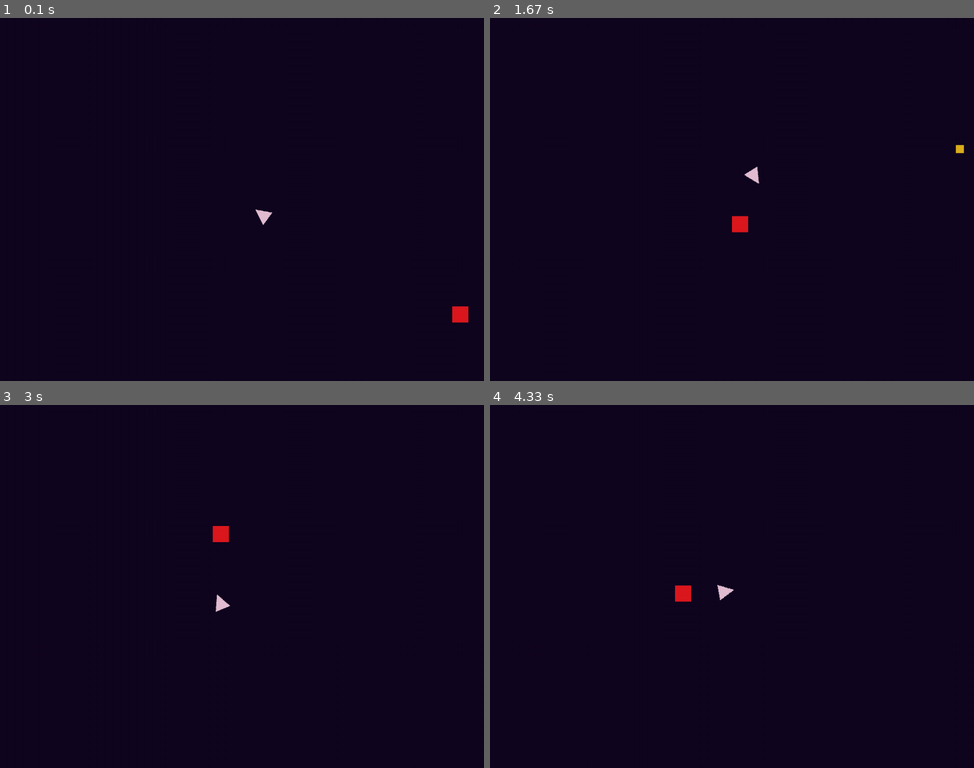
Above: before the commit, frames 1-4 (two rows, left to right).
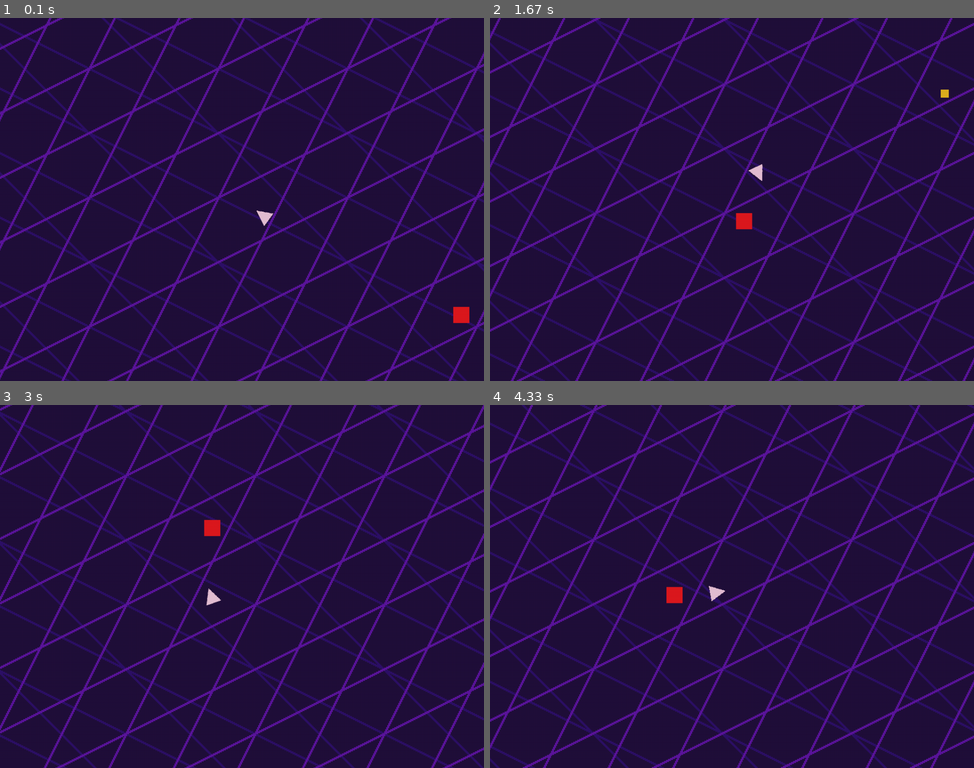
Above: after the commit, the same moments.

Repository: Duocuokie/PygameProject
Game: pygame game, started from main.py
Two runs of this game, one before a commit and one after it. Both use one fixed random seed, a clock stepped at 60 frames per second and the inputs below.
Inputs (mouse positions are in pixels of both pictures, inside the frame that each line leads up to):
- Up to frame 1 (0.1 s): no input
- Up to frame 2 (1.67 s): press the mouse at (886, 188) at 0.37 s; move the mouse to (809, 206) at 0.47 s; release the mouse at (732, 221) at 0.6 s; hold D 0.67-1.13 s; move the mouse to (615, 203) at 0.7 s; hold W 1.17-1.47 s; move the mouse to (581, 282) at 1.2 s; hold D from 1.5 s (still down); move the mouse to (790, 232) at 1.53 s
- Up to frame 3 (3 s): release D at 1.97 s; hold S 2-2.53 s; move the mouse to (227, 524) at 2.03 s; hold S 2.57-2.87 s; move the mouse to (425, 724) at 2.6 s; hold A from 2.9 s (still down); move the mouse to (164, 466) at 2.93 s
- Up to frame 4 (4.33 s): release A at 3.3 s; hold W 3.33-3.7 s; move the mouse to (901, 680) at 3.37 s; hold D from 3.73 s (still down); move the mouse to (906, 557) at 3.77 s

The runs differ from the first frame. In frame 1, 99% of the frame differs, in the area x 0-100%, y 0-100%; in frame 2, 99%; in frame 3, 99%; in frame 4, 99%.

Commit message:
morestuff

Diff:
--- a/enemy.py
+++ b/enemy.py
@@ -2,14 +2,14 @@
 from pygame.locals import *
 from pygame.math import *
 import math
-from gameObject import GameObject
+from entity import Entity
 
-class Enemy(GameObject):
+class Enemy(Entity):
     def __init__(self, pos):
         super().__init__()
 
-        self.image = pygame.Surface((32, 32))
-        self.image.fill((220, 25, 30))
+        self.sprite = pygame.Surface((32, 32))
+        self.sprite.fill((220, 25, 30))
         self.rect = self.image.get_rect()
 
         self.rect.center = pos
@@ -36,4 +36,4 @@
         self.findPlayer(playerPos)
         self.applyAccel(self.direction, delta)
         self.position += self.velocity
-        self.rect.center = self.position + camPos
+        self.updateImage(camPos)
--- /dev/null
+++ b/entity.py
@@ -0,0 +1,29 @@
+import pygame
+from pygame.locals import *
+from pygame.math import *
+from gameObject import GameObject
+
+#class for entities like players and eneies
+
+class Entity(GameObject):
+    def __init__(self):
+        super().__init__()
+        self.hp = 10
+        self.atk = 10
+        self.layer = 0
+
+        self.velocity = Vector2(0.0, 0.0)
+
+
+
+    def damage(self, dmg, damager):
+        self.hp = clamp(self.hp -  dmg, 0, 99999)
+
+        if self.hp == 0:
+            self.die()
+
+    def die(self):
+        self.kill()
+
+    def update(self, camPos, delta):
+        self.updateImage(camPos)
--- a/gameObject.py
+++ b/gameObject.py
@@ -2,10 +2,13 @@
 from pygame.locals import *
 from pygame.math import *
 
+#sprites in the game scene
+
 class GameObject(pygame.sprite.Sprite):
     def __init__(self):
         super().__init__()
-        self.image = pygame.Surface((16, 16))
+        self.sprite = pygame.Surface((16, 16))
+        self.image = self.sprite.copy()
         self.position = Vector2(0, 0)
         self.rect = self.image.get_rect()
         self.rect.center = self.position
@@ -14,13 +17,13 @@
         self.camPos = Vector2(0,0)
 
 
-
-
-    def update(self, camPos, delta):
+    def updateImage(self, camPos):
         prevCenter = self.position
-        self.image = pygame.Surface((16, 16))
+        self.image = self.sprite.copy()
         if self.rotation != 0:
             self.image = pygame.transform.rotate(self.image, self.rotation)
         self.rect = self.image.get_rect()
         self.rect.center = prevCenter + camPos
-        #self.rect.move_ip(camPos)
+
+    def update(self, camPos, delta):
+        self.updateImage(camPos)
--- a/main.py
+++ b/main.py
@@ -18,7 +18,10 @@
 
 
 WIDTH, HEIGHT = 960, 720
+HWIDTH, HHIEGHT = WIDTH//2, HEIGHT//2
 FPS = 60
+
+BACKGROUND = pygame.transform.scale_by(pygame.image.load("textures/background.png"), 2)
 
 
 # Screen
@@ -31,49 +34,91 @@
 
 
 def main():
+
+    #Setup player
     player = Player()
     playerCam = Camera()
     playerCam.position += (WIDTH//2, HEIGHT//2)
 
+    #setup groups
     projectiles = pygame.sprite.Group()
     enemys = pygame.sprite.Group()
 
     for i in range(3):
         guy = Enemy((400, 200))
         enemys.add(guy)
+
+    #main loop
     run = True
     while run:
         delta = Clock.tick(FPS)/1000
         for event in pygame.event.get():
 
+            #spawn projectile  needs rework
             if event.type == pygame.MOUSEBUTTONDOWN:
                 if pygame.mouse.get_pressed()[0]:
                     bal = Projectile(player.rotation, player.position.copy())
                     projectiles.add(bal)
 
-
+            #quitting
             if event.type == pygame.QUIT:
                 run = False
 
-        target = (player.position * 4 + Vector2(pygame.mouse.get_pos() - Vector2(WIDTH//2, HEIGHT//2) + player.position))/5
-        playerCam.update(target, (WIDTH//2, HEIGHT//2))
+        #updating sprites
         player.update(playerCam.position, delta)
         enemys.update(playerCam.position, player.rect.center, delta)
         projectiles.update(playerCam.position, delta)
 
+        #setting camera to go between player and mouse
+        target = (player.position * 3 + Vector2(pygame.mouse.get_pos() - Vector2(WIDTH//2, HEIGHT//2) + player.position))/4
+        playerCam.update(target, (WIDTH//2, HEIGHT//2))
 
-        if pygame.sprite.groupcollide(enemys, projectiles, True, True, pygame.sprite.collide_circle_ratio(1.2)):
+        #Collisions
+        #Enemy vs Player Projectiles
+        collisions = pygame.sprite.groupcollide(enemys, projectiles, False, False, pygame.sprite.collide_circle_ratio(1.25))
+        if collisions:
+            print(collisions)
+            usedProj = []
+            for e in collisions:
+                p = collisions[e][0]
+                print(e)
+                print(collisions[e] )
+                if p not in usedProj:
+                    e.damage(5, 1)
+                    if p.pierce <= 0:
+                        usedProj.append(p)
+                        p.kill()
+                    else:
+                        p.pierce -= 1
+                collisions[e][0].kill()
             erm = Vector2(1000, 0).rotate(random.uniform(0, 360.0))
             guyagain = Enemy(erm + player.position)
             enemys.add(guyagain)
-
+        #player vs Enemy
         if pygame.sprite.spritecollide(player, enemys, False, pygame.sprite.collide_circle):
             run = False
 
+        #Rendering
         screen.fill((17, 7, 32))
 
-        projectiles.draw(screen)
-        enemys.draw(screen)
+        blitList = []
+
+        #only blits if on screen
+        for enemy in enemys:
+            ePos = Vector2(enemy.rect.topleft)
+            if abs(ePos.x - HWIDTH) <= WIDTH and abs(ePos.y - HHIEGHT) <= HEIGHT:
+                blitList.append((enemy.image, ePos))
+
+        for projectile in projectiles:
+            pPos = Vector2(projectile.rect.topleft)
+            if abs(pPos.x - HWIDTH) <= WIDTH and abs(pPos.y - HHIEGHT) <= HEIGHT:
+                blitList.append((projectile.image, pPos))
+
+        #parralax BG
+        screen.blit(BACKGROUND, (playerCam.position.x %256 - HWIDTH, playerCam.position.y %256 - HHIEGHT))
+
+        screen.blits(blitList)
+
         screen.blit(player.image, player.rect)
         pygame.display.update()
 
--- a/player.py
+++ b/player.py
@@ -2,16 +2,16 @@
 from pygame.locals import *
 from pygame.math import *
 import math
-from gameObject import GameObject
+from entity import Entity
 
 PLAYERIMAGE = pygame.image.load("textures/Player.png")
 
-class Player(GameObject):
+class Player(Entity):
     def __init__(self):
         super().__init__()
         self.position = Vector2(0, 0)
 
-        self.image = PLAYERIMAGE
+        self.sprite = PLAYERIMAGE
         self.rect = self.image.get_rect()
         self.rect.center = self.position
 
@@ -43,14 +43,10 @@
             self.direction = self.direction.normalize()
             self.applyAccel(self.direction, delta)
 
-        #self.rect.move_ip(self.velocity[0], self.velocity[1])
+
         self.position += self.velocity
-        self.rect.center = self.position + camPos
+
 
         self.mouseDir = (Vector2(pygame.mouse.get_pos()) - Vector2(self.rect.center))
         self.rotation = -math.degrees(math.atan2(self.mouseDir[1], self.mouseDir[0]))
-        prevCenter = self.rect.center
-        self.image = PLAYERIMAGE
-        self.image = pygame.transform.rotate(self.image, self.rotation)
-        self.rect = self.image.get_rect()
-        self.rect.center = prevCenter
+        self.updateImage(camPos)
--- a/projectile.py
+++ b/projectile.py
@@ -2,13 +2,13 @@
 from pygame.locals import *
 from pygame.math import *
 from gameObject import GameObject
+import time
 
 class Projectile(GameObject):
     def __init__(self, angle, pos):
         super().__init__()
-        self.image = pygame.Surface((16, 16))
-
-        self.image.fill((220, 175, 30))
+        self.sprite = pygame.Surface((16, 16))
+        self.sprite.fill((220, 175, 30))
         self.rect = self.image.get_rect()
         self.radius = 6
         self.rect.center = pos
@@ -16,9 +16,11 @@
         self.speed = 500
         self.angle = angle
         self.velocity = Vector2(self.speed, 0).rotate(-angle)
-        print(self.velocity)
+        self.damage = 5
+        self.pierce = 0
+
 
     def update(self, camPos, delta):
         #self.rect.move_ip(self.velocity)
         self.position += self.velocity * delta
-        self.rect.center = self.position + camPos
+        self.updateImage(camPos)
Binary file added: textures/background.png
